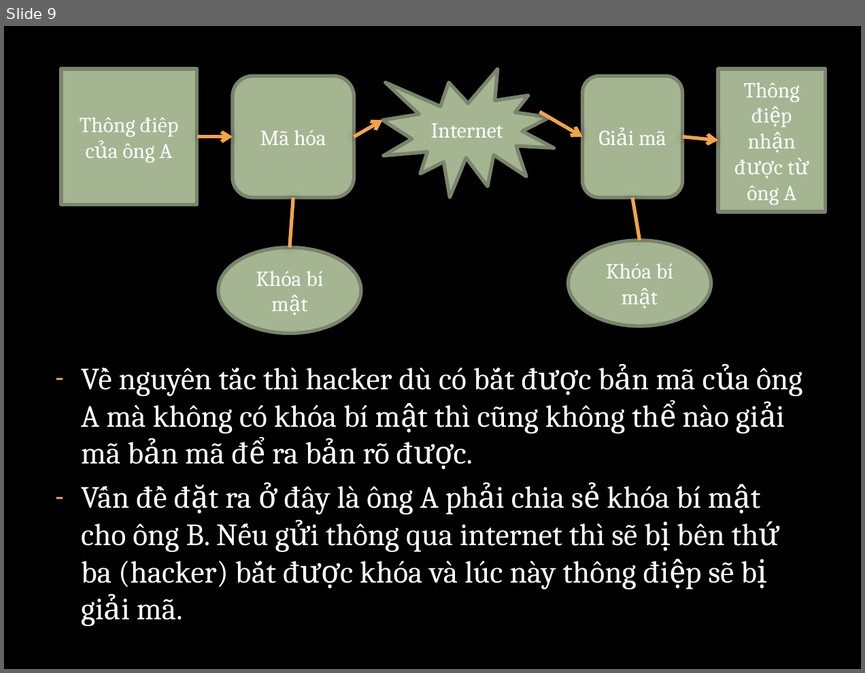
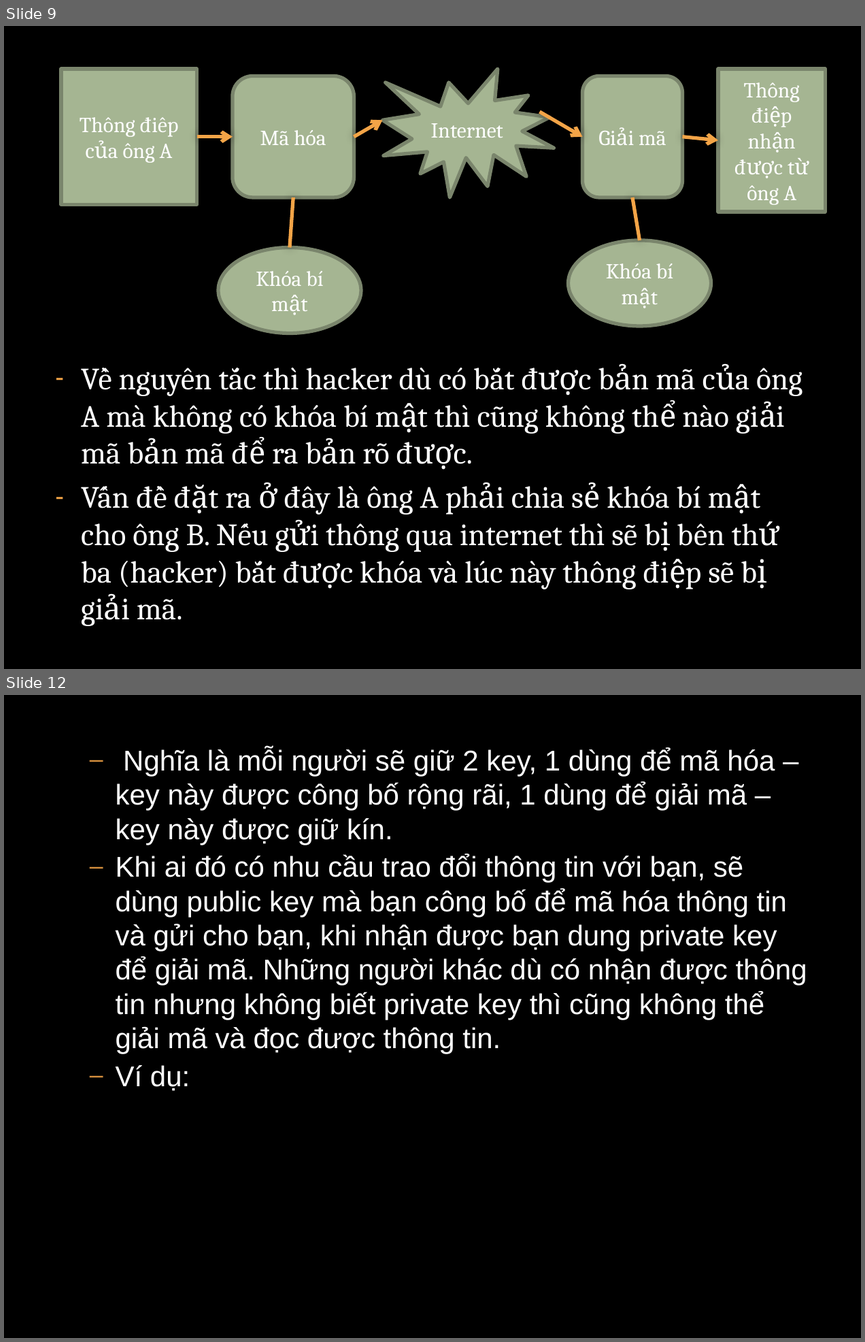
Before and after one commit to datptithcm/DEMO-RSA-ANTOANVABAOMATTHONGTIN, a slide deck: powerpoint/ATVBMHTTT.pptx. Shown one above the other, each under a label of ours: slide 9 before the commit, slides 9 and 12 after it; the slides between them are not shown. The pictures are 865x673 and 865x1342 pixels, drawn with LibreOffice and Linux fonts; fonts in the diff are those of the drawing; background and template pictures are left out. Boxes give left, top, right and bottom in pixels: in the first picture for what was removed or moved away, otherwise in the second. Text is boxed around its words. In the diff, an @@ line names an element or a change of style, - is before the commit and + after.

```diff
--- a/powerpoint/ATVBMHTTT.pptx
+++ b/powerpoint/ATVBMHTTT.pptx
@@ slide 12 added at bbox=[4, 695, 861, 1338], background picture (left out) @@
@@ text added at bbox=[116, 747, 807, 1091], 24 pt, text #FFFFFF @@
+  – Nghĩa là mỗi người sẽ giữ 2 key, 1 dùng để mã hóa – key này được công bố rộng rãi, 1 dùng để giải mã – key này được giữ kín.
+  – Khi ai đó có nhu cầu trao đổi thông tin với bạn, sẽ dùng public key mà bạn công bố để mã hóa thông tin và gửi cho bạn, khi nhận được bạn dung private key để giải mã. Những người khác dù có nhận được thông tin nhưng không biết private key thì cũng không thể giải mã và đọc được thông tin.
+  – Ví dụ:
```
Also in this commit, not shown: 7 other slides added.
